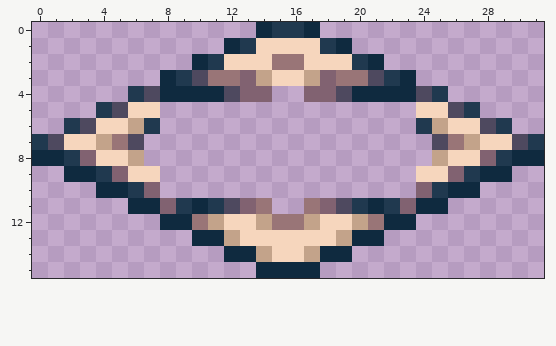
Pixel-art file, stored at assets/map/tile_cursor.aseprite. The picture above is the old version.
32x16 pixels, 1 frame.
The same view after the edit:
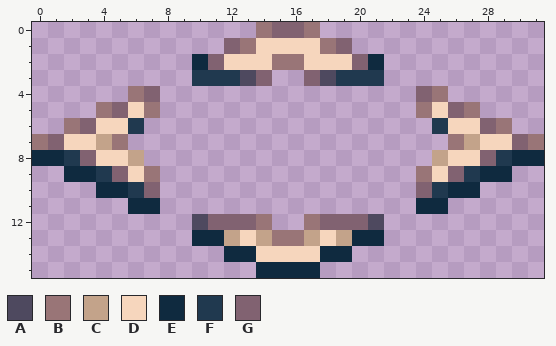
Palette (. is transparent): A #4e495f  B #997577  C #c3a38a  D #f6d6bd  E #0f2a3f  F #20394f  G #816271
Commit: cursor rework, now correctly layered even with units
Difference:
y 0: x 14..17 EFFE -> BGGB
y 1: x 12..13 EF -> GB; x 18..19 FE -> BG
y 2: x 11 F -> G; x 20 F -> G
y 3: x 8..23 EFABBGCDDCGBBAFE -> ..FFFAG..GAFFF..
y 4: x 6..14 FAEEEEAGG -> BG.......; x 17..25 GGAEEEEAF -> .......GB
y 5: x 4..5 FA -> BG; x 7 D -> B; x 24 D -> B; x 26..27 AF -> GB
y 6: x 2..3 FA -> BG; x 6..7 CF -> F.; x 24..25 FC -> .F; x 28..29 AF -> GB
y 7: x 0..1 FA -> BG; x 6 A -> .; x 25 A -> .; x 30..31 AF -> GB
y 9: x 7 D -> B; x 24 D -> B
y 11: x 8..14 GFEFAGB -> .......; x 17..23 BGAFEFG -> .......
y 12: x 8..23 EEBCDDCBBCDDCBEE -> ..AGGGB..BGGGA..
y 13: x 14..17 DDDD -> CBBC
y 14: x 14 C -> D; x 17 C -> D
